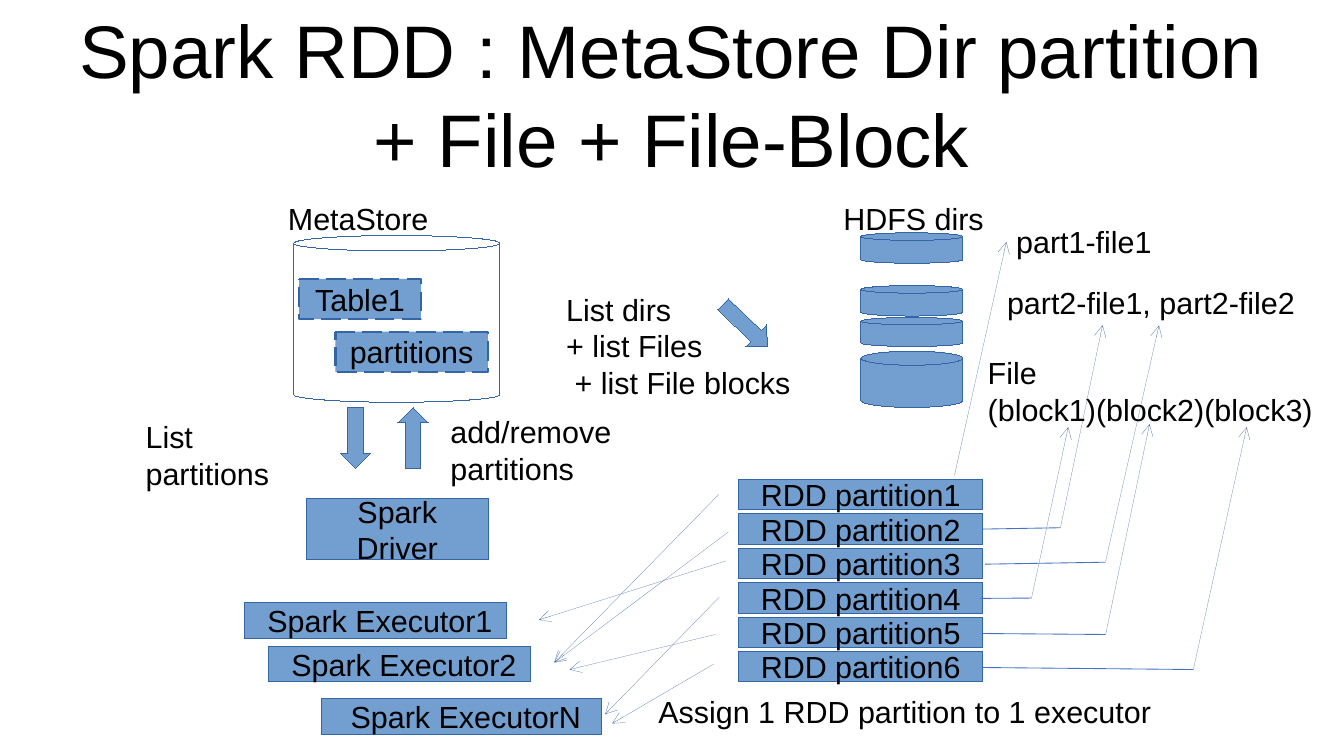
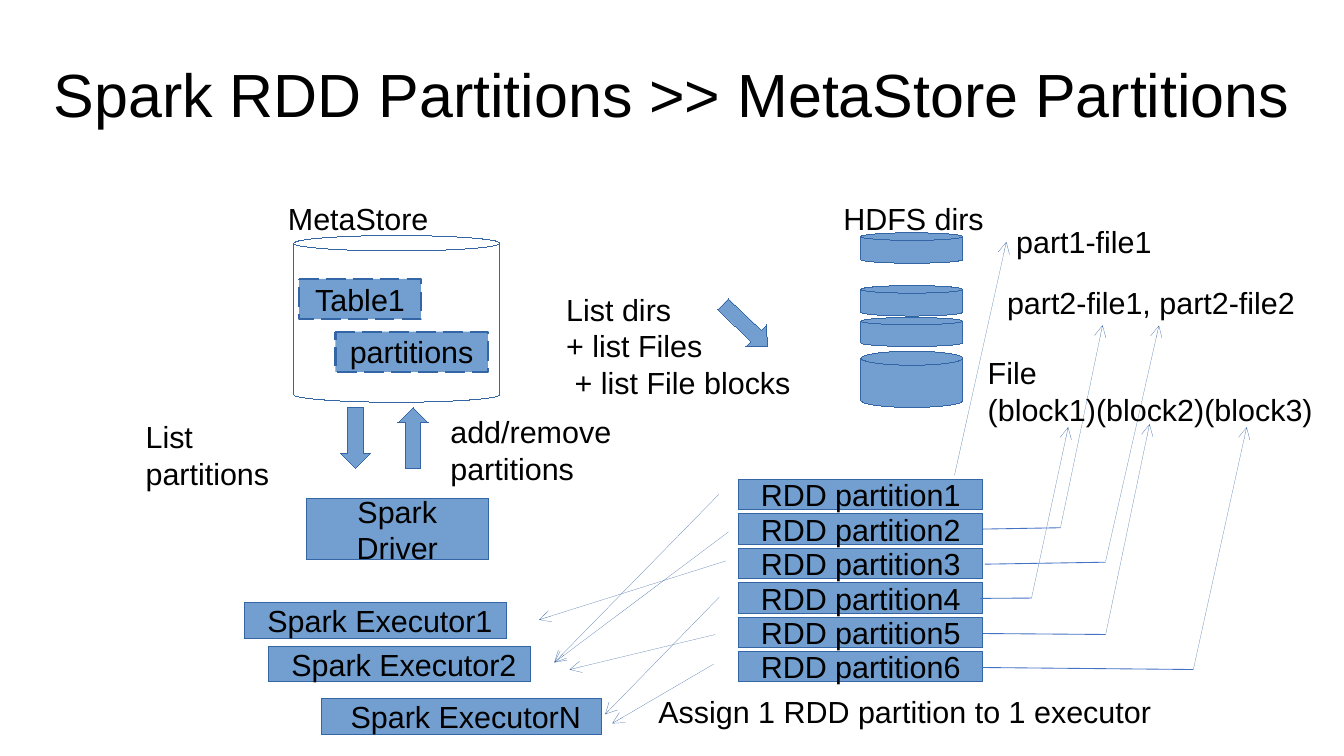
Before and after one commit to Arnaud-Nauwynck/presentations, a slide deck: slide 24 of pres-bigdata/BigData-4-hadoop-parquet-spark.pptx (slide 19 before the commit). Drawn at 1344x756 pixels with LibreOffice and Linux fonts; fonts in the diff are those of the drawing. Boxes give left, top, right and bottom in pixels: in the first picture for what was removed or moved away, otherwise in the second. Text is boxed around its words. In the diff, an @@ line names an element or a change of style, - is before the commit and + after.

```diff
--- a/pres-bigdata/BigData-4-hadoop-parquet-spark.pptx
+++ b/pres-bigdata/BigData-4-hadoop-parquet-spark.pptx
@@ title at <box>54,72,1289,128</box>: text changed; size 44 to 36 pt @@
-Spark RDD : MetaStore Dir partition
-+ File + File-Block
+Spark RDD Partitions >> MetaStore Partitions
```
Also in this commit, not shown: 4 other slides changed, 9 slides added, 1 slide removed.
